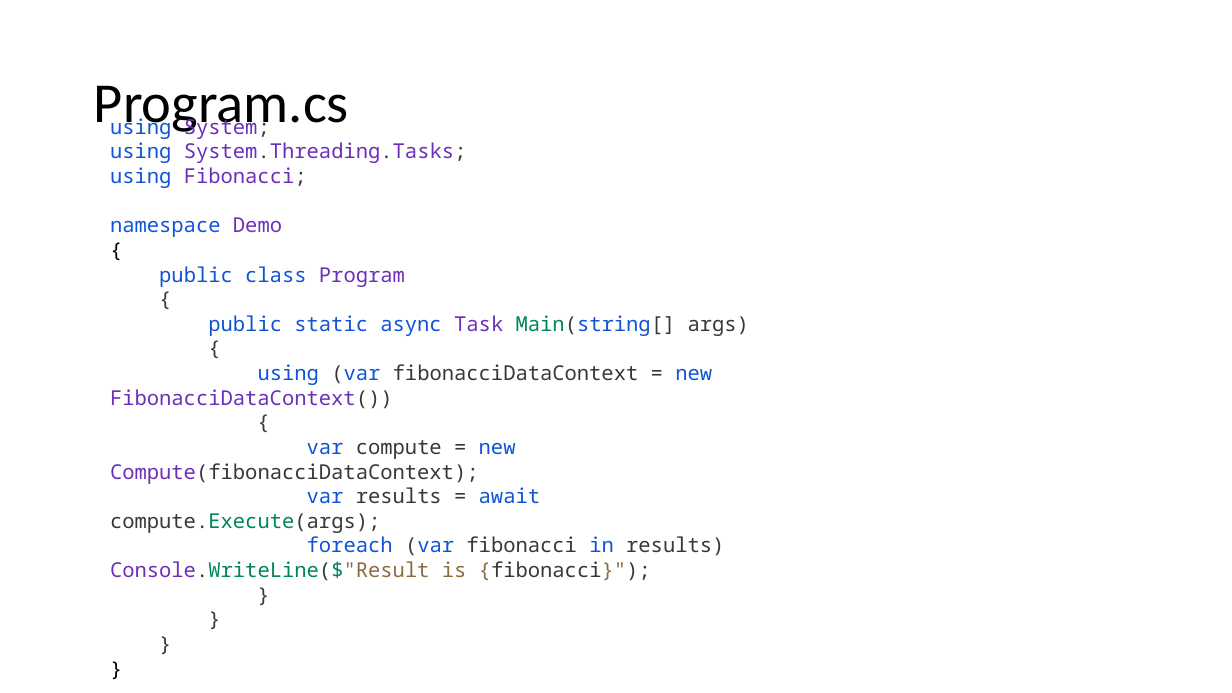
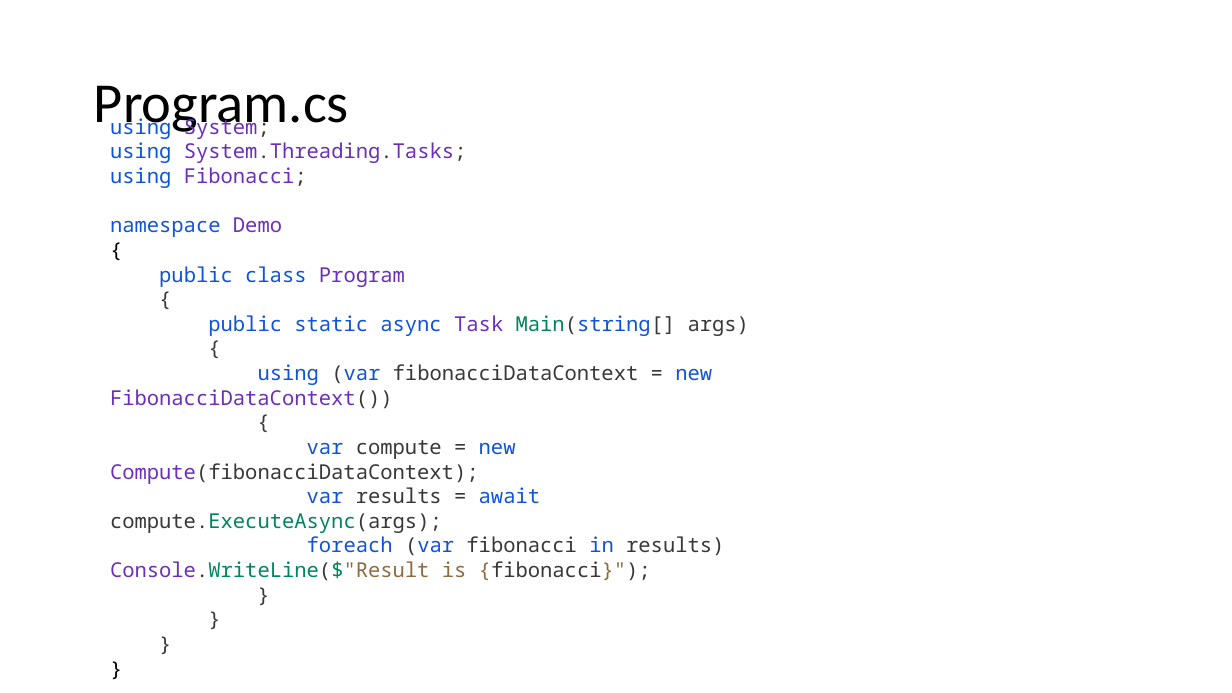
Before and after one commit to guillaume-chervet/course.dotnet, a slide deck: slide 143 of documentations/dotnet6.pptx. Drawn at 1232x693 pixels with LibreOffice and Linux fonts; fonts in the diff are those of the drawing. Boxes give left, top, right and bottom in pixels: in the first picture for what was removed or moved away, otherwise in the second. Text is boxed around its words. In the diff, an @@ line names an element or a change of style, - is before the commit and + after.

```diff
--- a/documentations/dotnet6.pptx
+++ b/documentations/dotnet6.pptx
@@ text at (110,142,749,581): text changed @@
-using System;
-using System.Threading.Tasks;
-using Fibonacci;
-namespace Demo
-{
-public class Program
-{
-public static async Task Main(string[] args)
-{
-using (var fibonacciDataContext = new FibonacciDataContext())
-{
-var compute = new Compute(fibonacciDataContext);
-var results = await compute.Execute(args);
-foreach (var fibonacci in results) Console.WriteLine($"Result is {fibonacci}");
-}
-}
-}
-}
+using System;
+using System.Threading.Tasks;
+using Fibonacci;
+namespace Demo
+{
+public class Program
+{
+public static async Task Main(string[] args)
+{
+using (var fibonacciDataContext = new FibonacciDataContext())
+{
+var compute = new Compute(fibonacciDataContext);
+var results = await compute.ExecuteAsync(args);
+foreach (var fibonacci in results) Console.WriteLine($"Result is {fibonacci}");
+}
+}
+}
+}
```
Also in this commit, not shown: 2 other slides changed, 1 other file.
